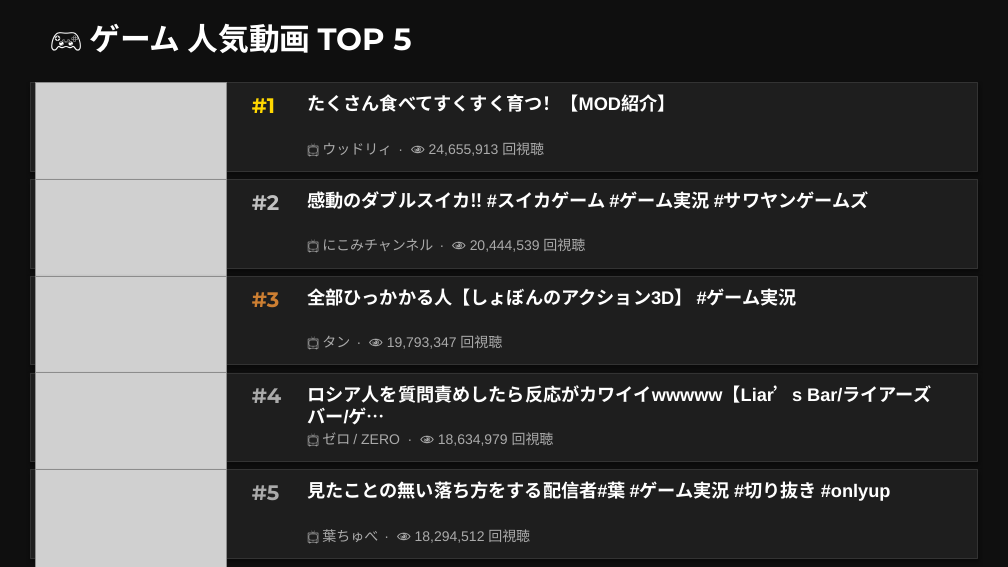
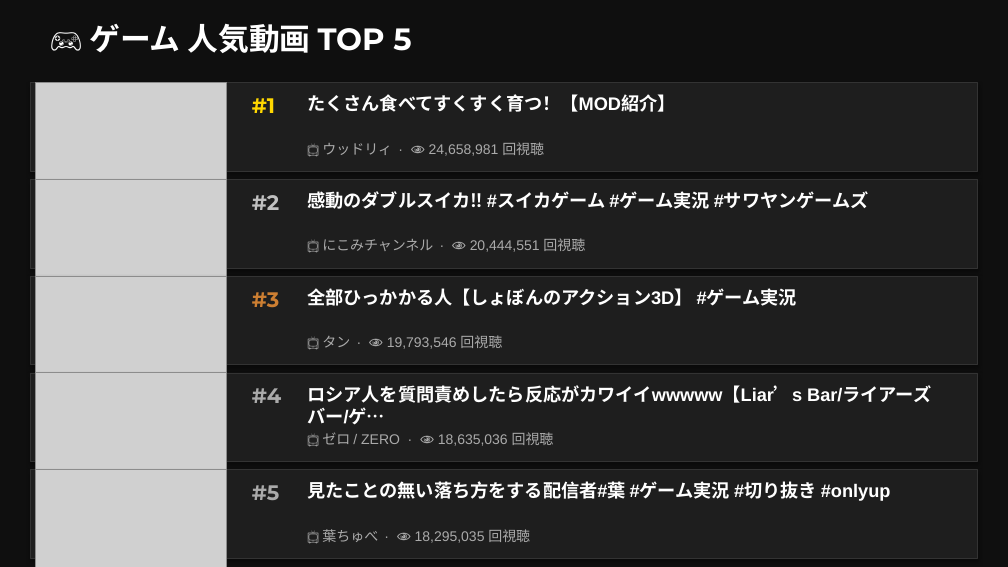
Before and after one commit to asaneasaburo0910-hub/youtube-crawler, a slide deck: slide 13 of youtube_ranking_20260510.pptx. Drawn at 1008x567 pixels with LibreOffice and Linux fonts; fonts in the diff are those of the drawing; grey boxes stand for pictures. Boxes give left, top, right and bottom in pixels: in the first picture for what was removed or moved away, otherwise in the second. Text is boxed around its words. In the diff, an @@ line names an element or a change of style, - is before the commit and + after.

```diff
--- a/youtube_ranking_20260510.pptx
+++ b/youtube_ranking_20260510.pptx
@@ text at box(322, 142, 544, 156): text changed @@
-📺 ウッドリィ · 👁 24,655,913 回視聴
+📺 ウッドリィ · 👁 24,658,981 回視聴
@@ text at box(322, 238, 585, 252): text changed @@
-📺 にこみチャンネル · 👁 20,444,539 回視聴
+📺 にこみチャンネル · 👁 20,444,551 回視聴
@@ text at box(322, 335, 502, 349): text changed @@
-📺 タン · 👁 19,793,347 回視聴
+📺 タン · 👁 19,793,546 回視聴
@@ text at box(322, 432, 554, 446): text changed @@
-📺 ゼロ / ZERO · 👁 18,634,979 回視聴
+📺 ゼロ / ZERO · 👁 18,635,036 回視聴
@@ text at box(322, 529, 530, 543): text changed @@
-📺 葉ちゅべ · 👁 18,294,512 回視聴
+📺 葉ちゅべ · 👁 18,295,035 回視聴
```
Also in this commit, not shown: 13 other slides changed.
